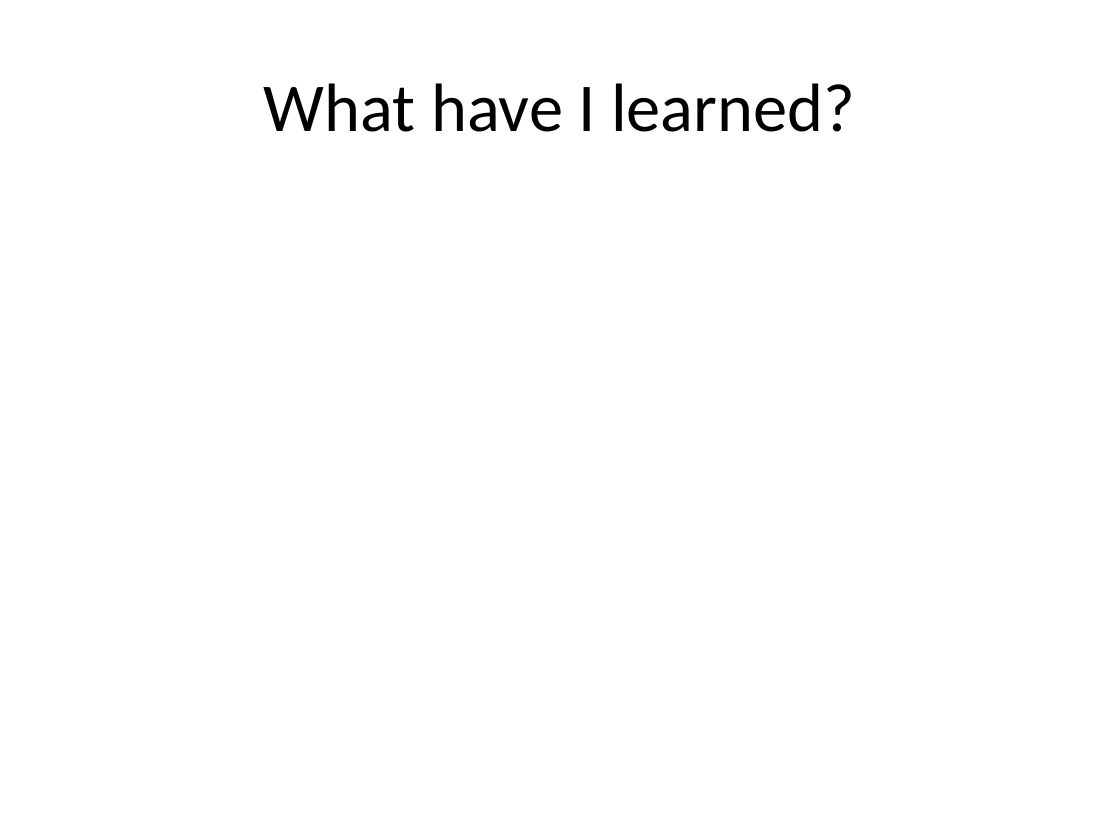
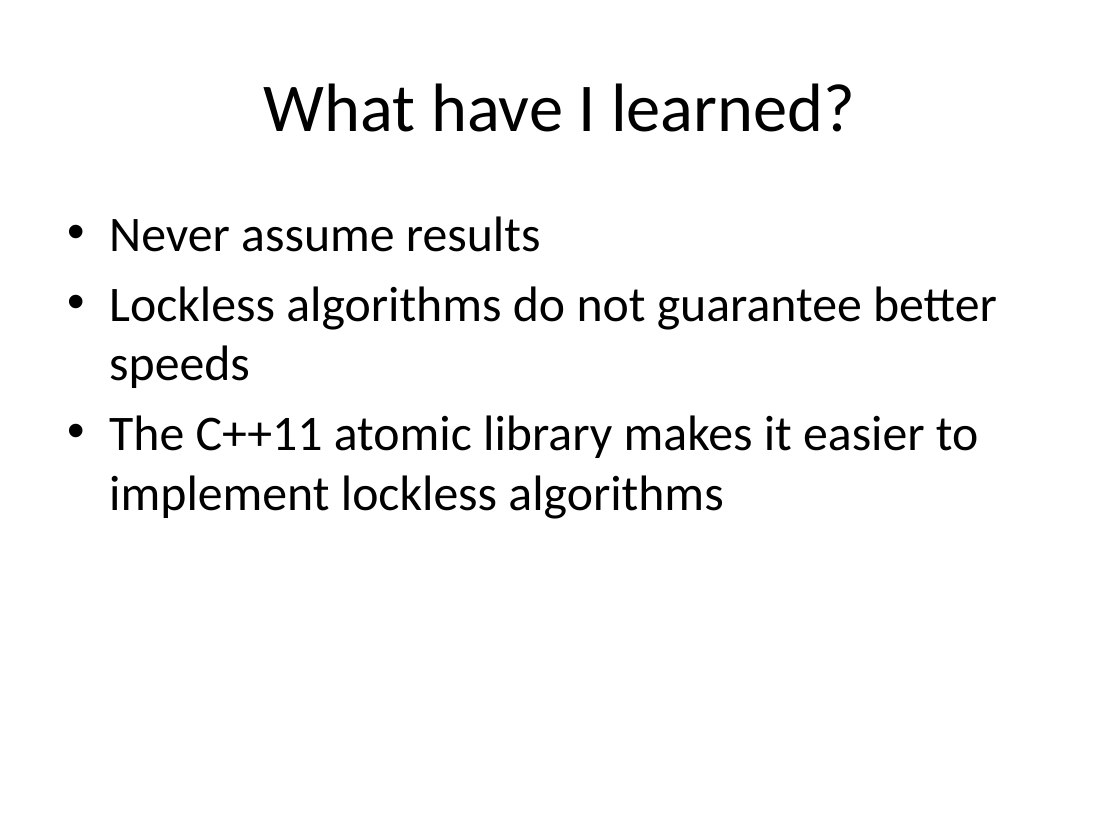
Before and after one commit to gibsonma/FYP, a slide deck: slide 10 of Report/FYP_Presentation.pptx (slide 8 before the commit). Drawn at 1120x840 pixels with LibreOffice and Linux fonts; fonts in the diff are those of the drawing. Boxes give left, top, right and bottom in pixels: in the first picture for what was removed or moved away, otherwise in the second. Text is boxed around its words. In the diff, an @@ line names an element or a change of style, - is before the commit and + after.

```diff
--- a/Report/FYP_Presentation.pptx
+++ b/Report/FYP_Presentation.pptx
@@ text added at box(109, 216, 997, 519), 32 pt, text #000000 @@
+• Never assume results
+• Lockless algorithms do not guarantee better speeds
+• The C++11 atomic library makes it easier to implement lockless algorithms
```
Also in this commit, not shown: 3 other slides changed, 3 slides added, 1 slide removed, 3 other files.
